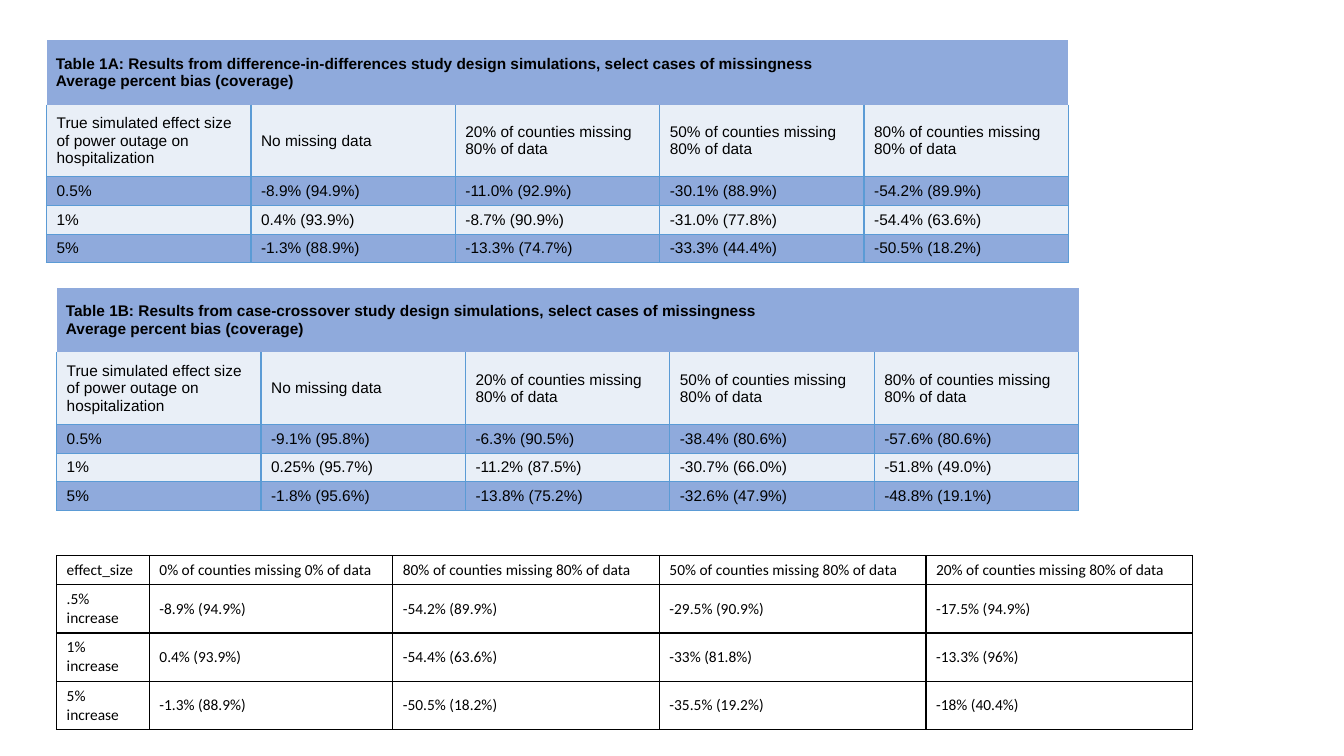
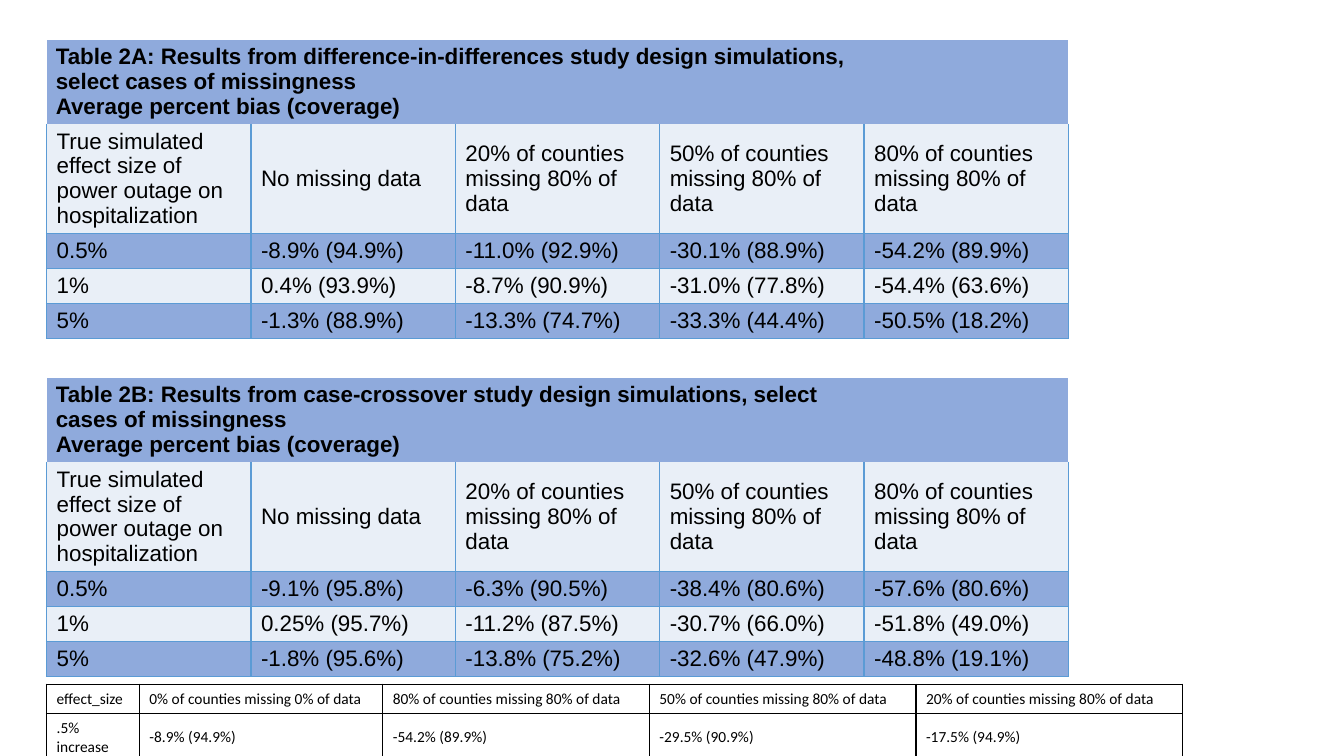
Before and after one commit to heathermcb/power_outage_exposure_simulation, a slide deck: slide 5 of figures/manual figs.pptx. Drawn at 1344x756 pixels with LibreOffice and Linux fonts; fonts in the diff are those of the drawing. Boxes give left, top, right and bottom in pixels: in the first picture for what was removed or moved away, otherwise in the second. Text is boxed around its words. In the diff, an @@ line names an element or a change of style, - is before the commit and + after.

```diff
--- a/figures/manual figs.pptx
+++ b/figures/manual figs.pptx
@@ table at [46,40,1070,359] @@
-row 1, column 1: Table 1A: Results from difference-in-differences study design simulations, select cases of missingness / Average percent bias (coverage)
+row 1, column 1: Table 2A: Results from difference-in-differences study design simulations, select cases of missingness / Average percent bias (coverage)
@@ size 11 to 16 pt in "True simulated effect size of power outage ...", "No missing data", "20% of counties missing 80% of data", "50% of counties missing 80% of data" and 16 more places @@
@@ table at [46,378,1070,697] @@
-row 1, column 1: Table 1B: Results from case-crossover study design simulations, select cases of missingness / Average percent bias (coverage)
+row 1, column 1: Table 2B: Results from case-crossover study design simulations, select cases of missingness / Average percent bias (coverage)
@@ size 11 to 16 pt in "True simulated effect size of power outage ...", "No missing data", "20% of counties missing 80% of data", "50% of counties missing 80% of data" and 16 more places @@
@@ table: place and size @@
-table at [56,287,1080,510]
+table at [46,378,1070,697]
@@ table: place and size @@
-table at [56,556,1195,725]
+table at [46,685,1185,756]
```
Also in this commit, not shown: 2 other slides changed, 17 other files.
